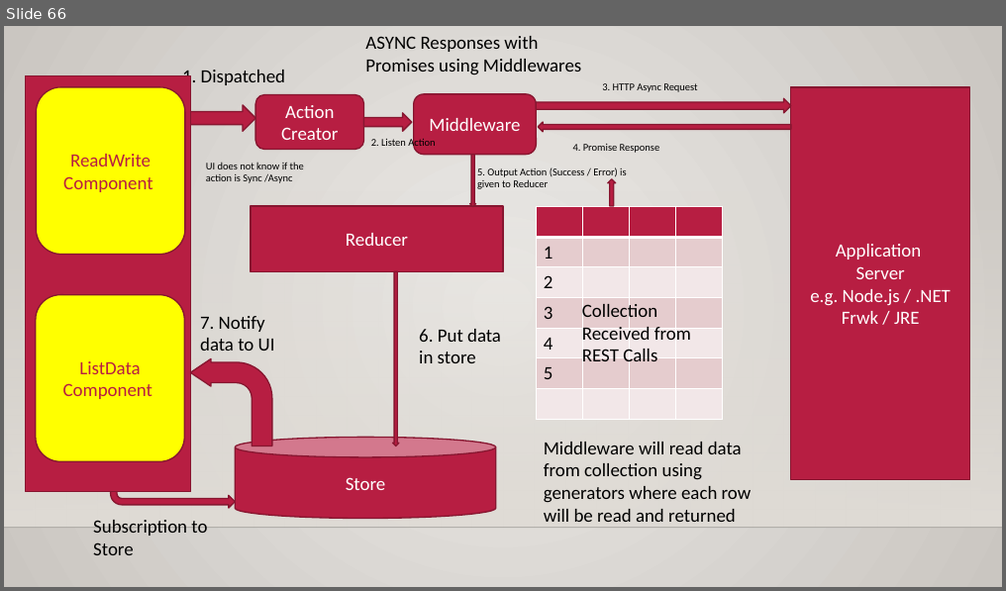
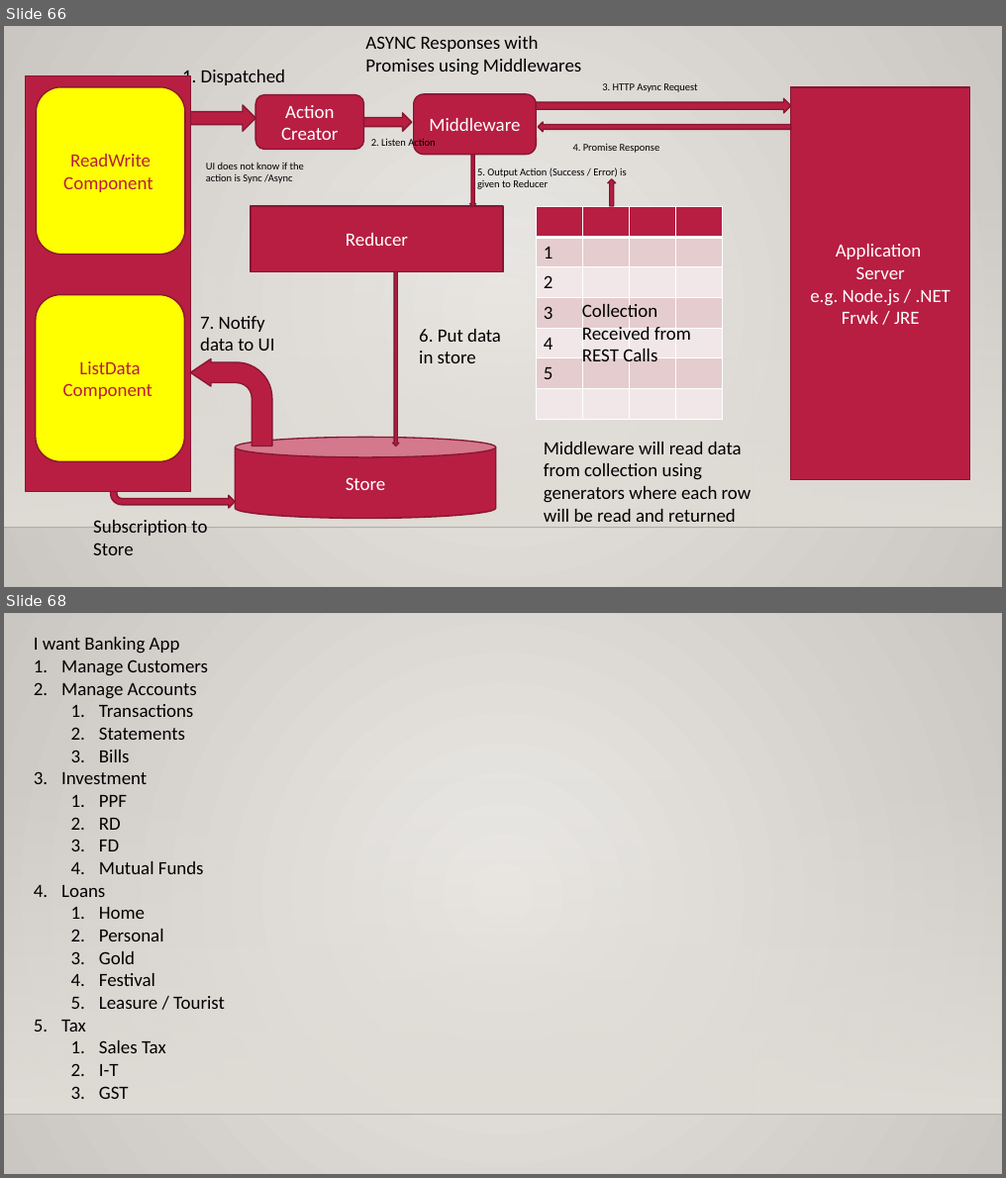
Before and after one commit to maheshsabnis/blazejan2021, a slide deck: Training_Notes_PPTs.pptx. Shown one above the other, each under a label of ours: slide 66 before the commit, slides 66 and 68 after it; the slides between them are not shown. The pictures are 1006x591 and 1006x1178 pixels, drawn with LibreOffice and Linux fonts; fonts in the diff are those of the drawing; background and template pictures are left out. Boxes give left, top, right and bottom in pixels: in the first picture for what was removed or moved away, otherwise in the second. Text is boxed around its words. In the diff, an @@ line names an element or a change of style, - is before the commit and + after.

```diff
--- a/Training_Notes_PPTs.pptx
+++ b/Training_Notes_PPTs.pptx
@@ slide 68 added at (4,613,1002,1174), background gradient #ECEAE7 to #CAC7C1; not listed: 2 template elements that a slide beside it also shows @@
@@ text added at (34,637,225,1099), 18 pt, text #000000 @@
+I want Banking App
+1. Manage Customers
+2. Manage Accounts
+  1. Transactions
+  2. Statements
+  3. Bills
+3. Investment
+  1. PPF
+  2. RD
+  3. FD
+  4. Mutual Funds
+4. Loans
+  1. Home
+  2. Personal
+  3. Gold
+  4. Festival
+  5. Leasure / Tourist
+5. Tax
+  1. Sales Tax
+  2. I-T
+  3. GST
```
Also in this commit, not shown: 5 other slides added, 27 other files.
